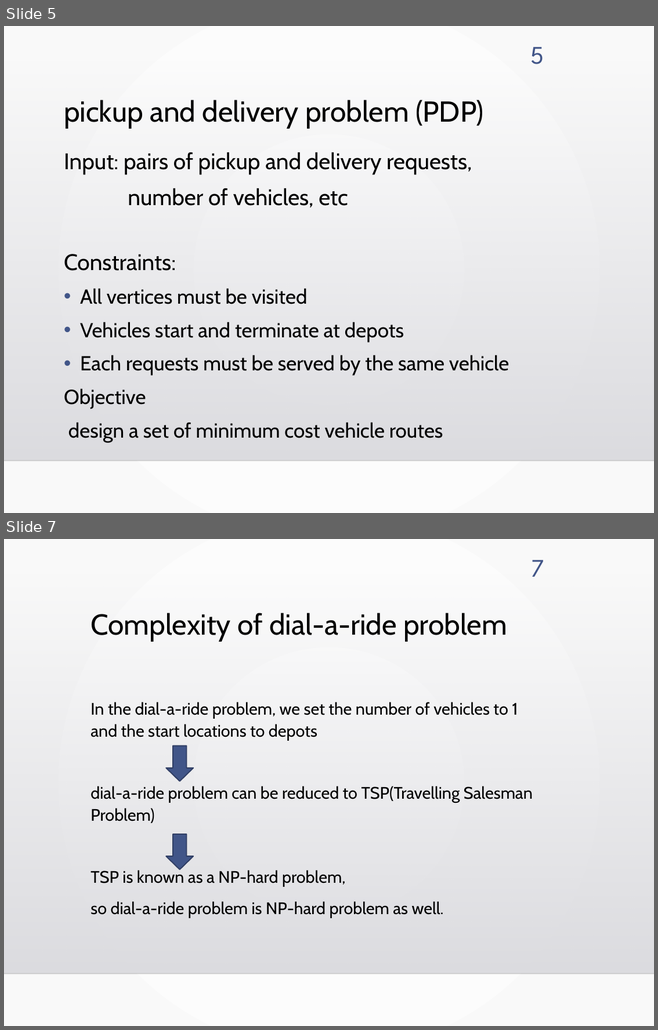
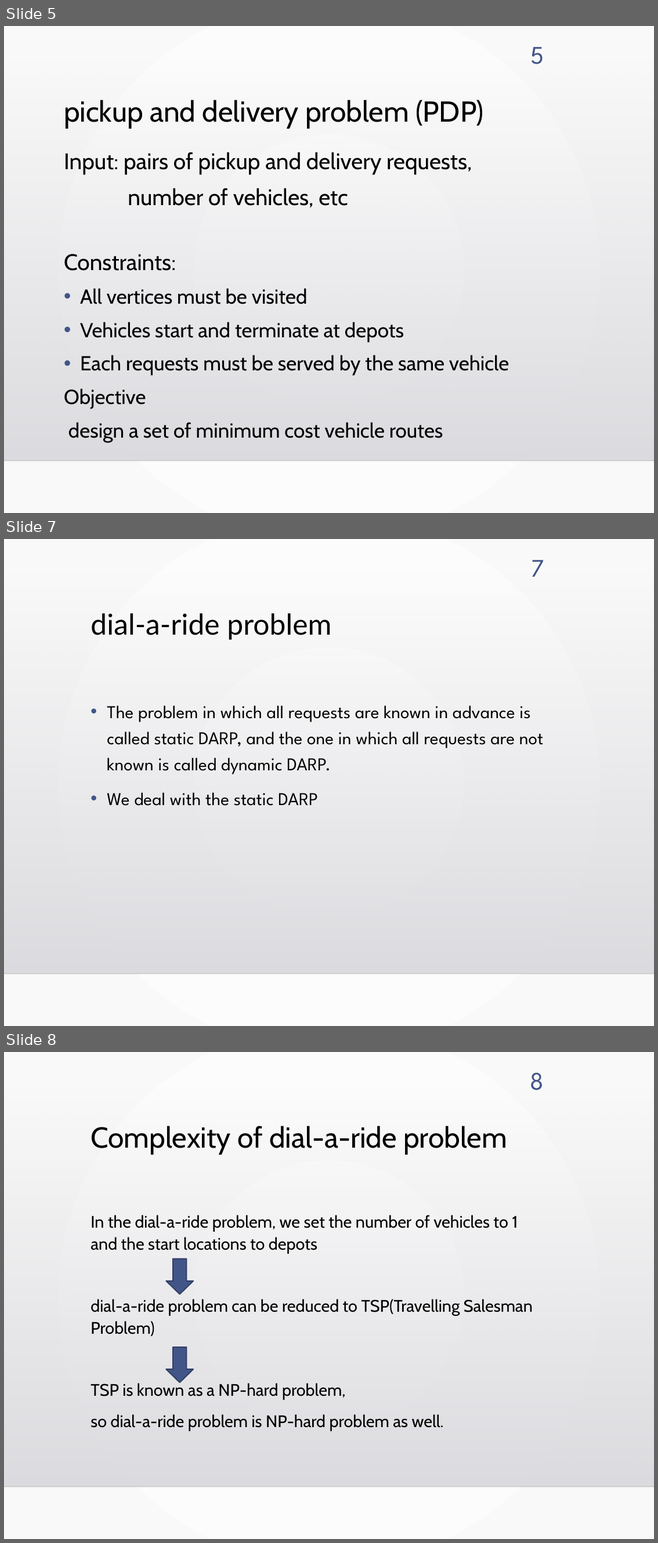
Before and after one commit to kotaro400/DARP, a slide deck: 中間発表_M1.pptx. Shown one above the other, each under a label of ours: slides 5 and 7 before the commit, slides 5, 7 and 8 after it; the slides between them are not shown. The pictures are 658x1030 and 658x1543 pixels, drawn with LibreOffice and Linux fonts; fonts in the diff are those of the drawing; background and template pictures are left out. Boxes give left, top, right and bottom in pixels: in the first picture for what was removed or moved away, otherwise in the second. Text is boxed around its words. In the diff, an @@ line names an element or a change of style, - is before the commit and + after.

```diff
--- a/中間発表_M1.pptx
+++ b/中間発表_M1.pptx
@@ slide 7 added at [4, 539, 654, 1026], background gradient #FFFFFF to #FAFAFA; not listed: 2 template elements that a slide beside it also shows @@
@@ page number added at [531, 560, 544, 577], 28 pt, text #415588 @@
+7
@@ title added at [90, 613, 331, 640], 32 pt, text #000000 @@
+dial-a-ride problem
@@ text added at [107, 705, 543, 806], 20 pt, text #000000 @@
+• The problem in which all requests are known in advance is called static DARP, and the one in which all requests are not known is called dynamic DARP.
+• We deal with the static DARP
@@ what was slide 7 is now slide 8 @@
@@ page number at [530, 1072, 544, 1090]: text changed @@
-7
+8
```
Also in this commit, not shown: 1 slide changed.
